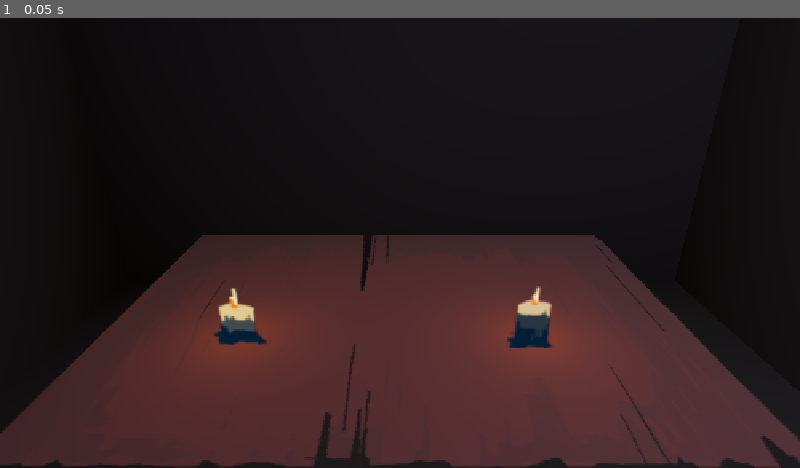
Above: before the commit, frame 1.
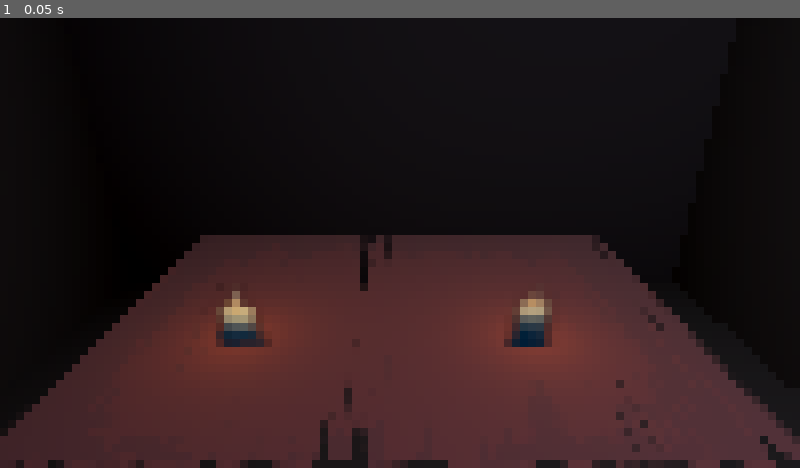
Above: after the commit, the same moment.

Repository: benDOTbjq/GMTK-2026
Game: Godot game, scene res://code/demo_scene/demo.tscn
Same seed, same stepped clock (60 frames per second), same inputs: the game is played once before the commit and once after it.
Inputs:
- Up to frame 1 (0.05 s): no input

The runs differ from the first frame. In frame 1, 2.1% of the frame differs, in the area x 0-100%, y 48-100%.

Commit message:
pixel shader

Diff:
--- a/code/demo_scene/demo.tscn
+++ b/code/demo_scene/demo.tscn
@@ -20,10 +20,6 @@
 
 [node name="WorldEnvironment" type="WorldEnvironment" parent="." unique_id=1117343218]
 environment = SubResource("Environment_dd5g0")
-
-[node name="Camera3D" type="Camera3D" parent="." unique_id=1086524145]
-transform = Transform3D(0.9999863, -0.002045854, 0.0048197303, 0, 0.92050487, 0.39073113, -0.005235964, -0.39072576, 0.92049223, 0.015, 1.3791182, 0.945)
-fov = 50.0
 
 [node name="CanvasLayer" type="CanvasLayer" parent="." unique_id=563508970]
 
@@ -80,3 +76,7 @@
 light_color = Color(1, 0.7294118, 0, 1)
 light_energy = 0.11
 light_indirect_energy = 0.865
+
+[node name="Camera3D" type="Camera3D" parent="." unique_id=1086524145]
+transform = Transform3D(0.9999863, -0.002045854, 0.0048197303, 0, 0.92050487, 0.39073113, -0.005235964, -0.39072576, 0.92049223, 0.015, 1.3791182, 0.945)
+fov = 50.0
--- a/project.godot
+++ b/project.godot
@@ -30,3 +30,6 @@
 rendering_device/driver.windows="d3d12"
 renderer/rendering_method="gl_compatibility"
 renderer/rendering_method.mobile="gl_compatibility"
+scaling_3d/mode=5
+scaling_3d/mode.macos=5
+scaling_3d/scale=0.2
